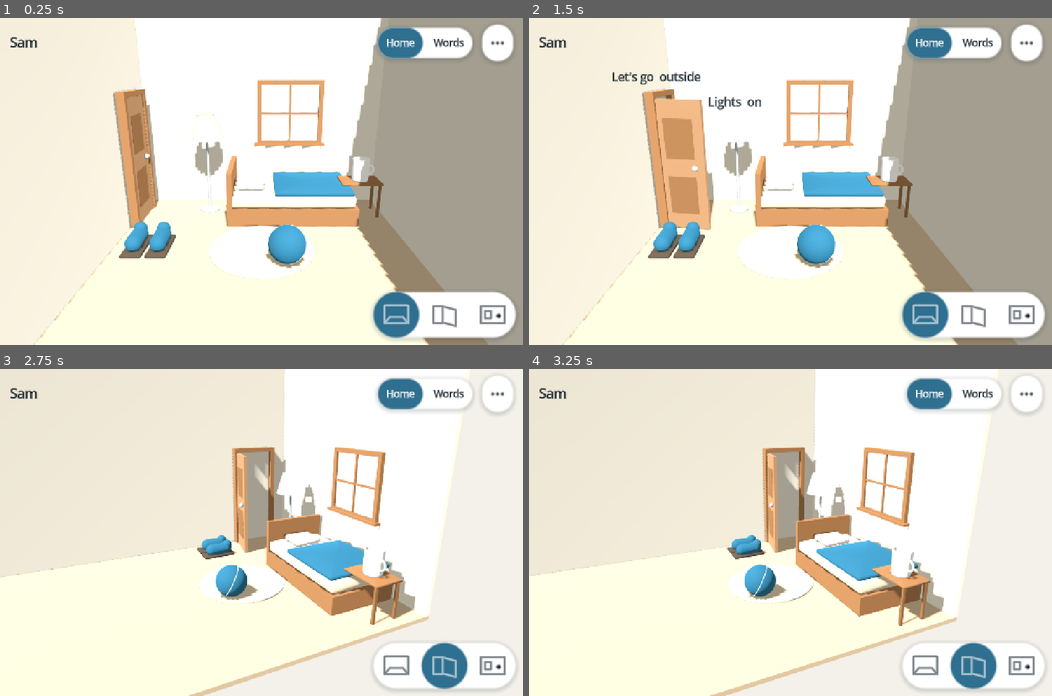
Above: before the commit, frames 1-4 (two rows, left to right).
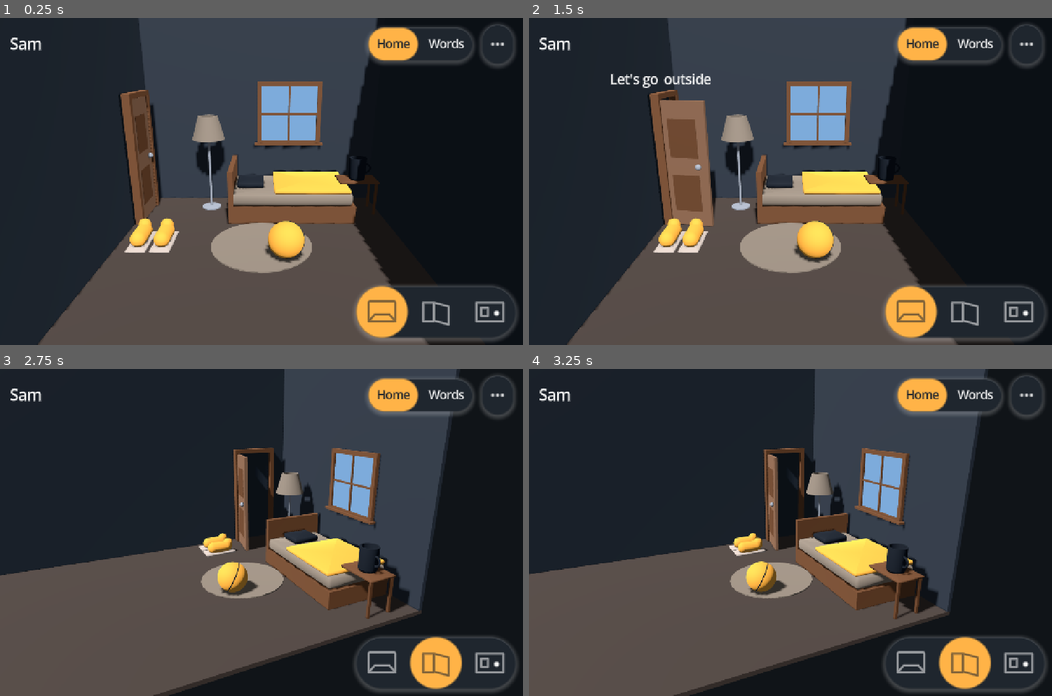
Above: after the commit, the same moments.

Repository: crashtestbrandt/alex
Game: Godot game, scene res://tools/instr/screenshot_probe.tscn
Same seed, same stepped clock (60 frames per second), same inputs: the game is played once before the commit and once after it. This scene is started directly instead of the project's main scene.
Inputs (mouse positions are in pixels of both pictures, inside the frame that each line leads up to):
- Up to frame 1 (0.25 s): no input
- Up to frame 2 (1.5 s): click (926, 315) at 0.52 s; click (910, 312) at 1.27 s
- Up to frame 3 (2.75 s): click (444, 666) at 2.02 s
- Up to frame 4 (3.25 s): click (963, 663) at 2.77 s

The runs differ from the first frame. In frame 1, 100% of the frame differs, in the area x 0-100%, y 0-100%; in frame 2, 100%; in frame 3, 100%; in frame 4, 100%.

Commit message:
fix(ui) keep the SDF press handlers clear of HoldButton's, and shoot the README in Bold
- `SdfButton`'s press handlers are named for the shape, so `HoldButton`'s own `_on_down` and `_on_up` no longer
  override them and reconnect the signals.
- The screenshot probe parks the cursor before the window opens, uses the Bold style, and triggers one object.

Co-Authored-By: Claude Fable 5.1 <noreply@anthropic.com>
Claude-Session: https://claude.ai/code/session_01Brov8DxnPxPnDvfkaNeKXq

Diff:
--- a/scripts/ui/sdf_button.gd
+++ b/scripts/ui/sdf_button.gd
@@ -49,8 +49,8 @@
 	_shape.set_anchors_and_offsets_preset(Control.PRESET_FULL_RECT)
 	add_child(_shape)
 	move_child(_shape, 0)
-	button_down.connect(_on_down)
-	button_up.connect(_on_up)
+	button_down.connect(_on_shape_down)
+	button_up.connect(_on_shape_up)
 	mouse_entered.connect(_on_hover.bind(true))
 	mouse_exited.connect(_on_hover.bind(false))
 	toggled.connect(_on_toggled)
@@ -92,12 +92,13 @@
 	_shape.border_color = preset.accent
 	_shape.relief = 0.0 if quiet else -1.0
 
-func _on_down() -> void:
+# Named for the shape so a subclass with its own press handlers, HoldButton, never overrides these.
+func _on_shape_down() -> void:
 	_down = true
 	refresh()
 	_animate_press(1.0)
 
-func _on_up() -> void:
+func _on_shape_up() -> void:
 	_down = false
 	refresh()
 	_animate_press(0.0)
--- a/tools/instr/screenshot_probe.gd
+++ b/tools/instr/screenshot_probe.gd
@@ -1,5 +1,5 @@
 extends Control
-## Screenshots: seed a profile from the home starter, open its room, swing the door and light the lamp, and
+## Screenshots: seed a profile from the home starter in the Bold style, open its room, swing the door, and
 ## save the viewport to docs/img/room.png; then open the recording overlay for the door's phrase and save
 ## docs/img/record.png (`just screenshot`). Windowed, because it needs a renderer. The
 ## profile it makes is deleted on the way out. Re-run it whenever the room changes so the README stays true.
@@ -10,14 +10,17 @@
 const _MAIN: PackedScene = preload("res://scenes/main.tscn")
 const _OUT: String = "res://docs/img/room.png"
 const _OUT_RECORD: String = "res://docs/img/record.png"
-const _TAPPED: PackedStringArray = ["door", "light"]
+const _STYLE: String = "bold"
+const _TAPPED: PackedStringArray = ["door"]
 
 func _ready() -> void:
 	_run()
 
 func _run() -> void:
 	var repo: ProfileRepo = ProfileRepo.new("user://profiles")
-	var p: Profile = repo.create_profile("Sam", Starter.find("home_routines"), "calm")
+	var p: Profile = repo.create_profile("Sam", Starter.find("home_routines"), _STYLE)
+	# The window opens under the real cursor, which would hover a button into its bordered state.
+	Input.warp_mouse(Vector2(4.0, 4.0))
 	var main: Main = _MAIN.instantiate() as Main
 	add_child(main)
 	await get_tree().process_frame
Binary file changed: docs/img/record.png
Binary file changed: docs/img/room.png
Not shown, changed: README.md
Not shown, changed: docs/ui.md
